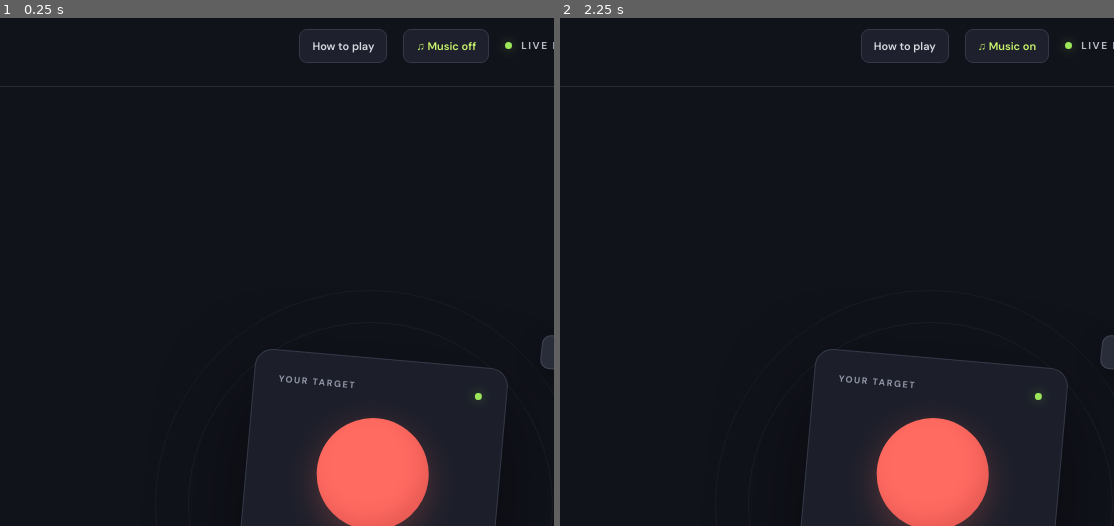
Above: before the commit, frames 1-2 (left to right).
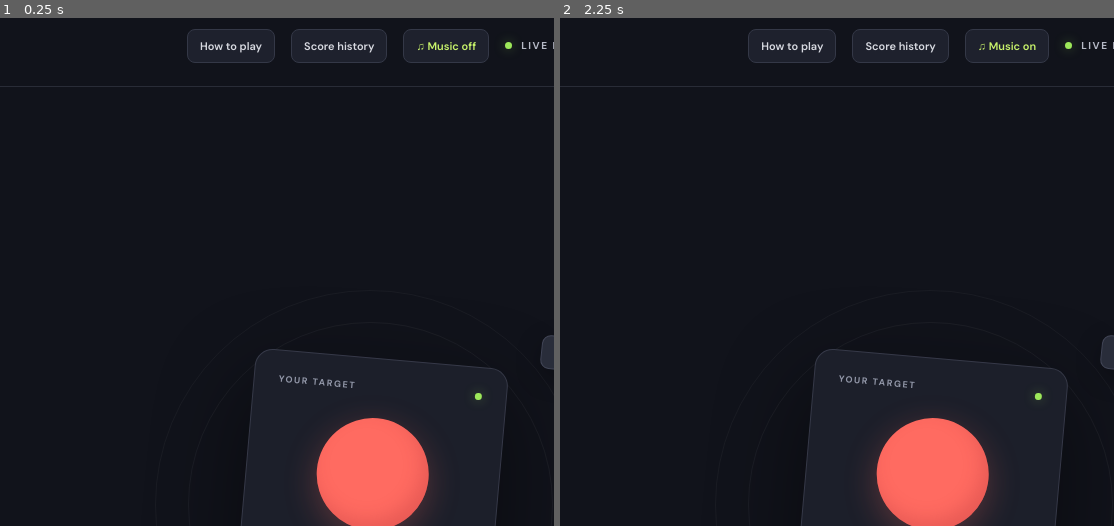
Above: after the commit, the same moments.

Repository: chithranainar/Multiplayer_Game
Game: browser game, page public/index.html
The game is run twice, just before and just after one commit, with the same random seed, the same clock (stepped at 60 frames per second) and the same inputs.
Inputs:
- Up to frame 1 (0.25 s): no input
- Up to frame 2 (2.25 s): click "🐰" at 1.27 s; click "🐺" at 1.87 s; click "♫ Music off" at 2.02 s
The pictures show only the part of the screen within x 42-92%, y 0-50%; the shares and areas given below are measured in that part.

The runs differ from the first frame. In frame 1, 0.3% of the frame differs, in the area x 33-67%, y 2-9%; in frame 2, 0.3%.

Commit message:
Persist scoreboard history and improve menus

Diff:
--- a/public/index.html
+++ b/public/index.html
@@ -12,10 +12,11 @@
   <link rel="stylesheet" href="/style.css" />
   <link rel="stylesheet" href="/share.css" />
   <link rel="stylesheet" href="/ui-extras.css" />
+  <link rel="stylesheet" href="/menu-history.css" />
 </head>
 <body>
   <main class="shell">
-    <header class="topbar"><a class="brand" href="/"><span c …(122 unchanged characters)… button">How to play</button><button id="musicToggle" class="music-toggle" aria-p …(103 unchanged characters)…
+    <header class="topbar"><a class="brand" href="/"><span c …(122 unchanged characters)… button">How to play</button><button id="historyBtn" class="menu-button">Score history</button><button id="musicToggle" class="music-toggle" aria-p …(103 unchanged characters)…
     <section id="home" class="screen home-screen">
       <div class="hero-copy"><div class="eyebrow"><span class="sparkle">✳</span> A LITTLE FRIENDLY COMPETITION</div><h1>Eyes open.<br/><em>Tap fast.</em></h1><p class="intro">Spot the color. Tap its twin. Beat your friends.<br/>The rules take one round to learn.</p>
         <div class="actions"><button class="btn btn-primary" id="createBtn">Create a room <span>↗</span></button><button class="btn btn-secondary" id="joinToggle">Join with a code <span>→</span></button></div>
@@ -28,7 +29,7 @@
       <footer class="site-foot"><span>NO DOWNLOADS. NO SIGN-UPS. JUST GOOD TIMING.</span><span>MADE FOR YOUR GROUP CHAT <span class="foot-heart">♥</span></span></footer>
     </section>
     <section id="game" class="screen game-screen hidden">
-      <div class="game-head"><button class="back-btn" id="le …(172 unchanged characters)… ia-label="Copy invite">▢</button></div><button id="historyBtn" class="back-btn">Score history</button><div class="round-pill" id="roundInfo">LOBBY</div></div>
+      <div class="game-head"><button class="back-btn" id="le …(172 unchanged characters)… ia-label="Copy invite">▢</button></div><div class="round-pill" id="roundInfo">LOBBY</div></div>
       <div id="lobbyView" class="panel game-panel"><div class="panel-head"><div><div class="eyebrow">THE GATHERING SPOT …(1017 unchanged characters)…
       <div id="roundView" class="panel game-panel round-panel hidden"><div class="round-status"><span id="roundLabel">R …(481 unchanged characters)…
       <div id="betweenView" class="panel game-panel between-panel hidden"><div class="eyebrow">ROUND COMPLETE</div><h2  …(559 unchanged characters)…
@@ -36,7 +37,7 @@
     </section>
     <dialog id="shareDialog" class="share-dialog"><button class="share-close" id="closeShare" aria-label="Close">×</but …(768 unchanged characters)…
     <dialog id="howToDialog" class="info-dialog"><button class="share-close" data-close="howToDialog" aria-label="Close …(538 unchanged characters)…
-    <dialog id="historyDialog" class="info-dialog history-di …(76 unchanged characters)… se">×</button><div class="eyebrow">YOUR ROOM</div><h2>Score history<span class="period">.</span></h2><p class="panel-sub">Match results saved on this device and shared with the room.</p><div id="historyContent" class="history-content"></div></dialog>
+    <dialog id="historyDialog" class="info-dialog history-di …(76 unchanged characters)… se">×</button><div class="eyebrow">YOUR GAMES</div><h2>Score history<span class="period">.</span></h2><p class="panel-sub">Recent match results saved in this browser.</p><div id="historyContent" class="history-content"></div></dialog>
     <div id="toast" class="toast" role="status"></div>
   </main>
   <script src="/game.js"></script>
